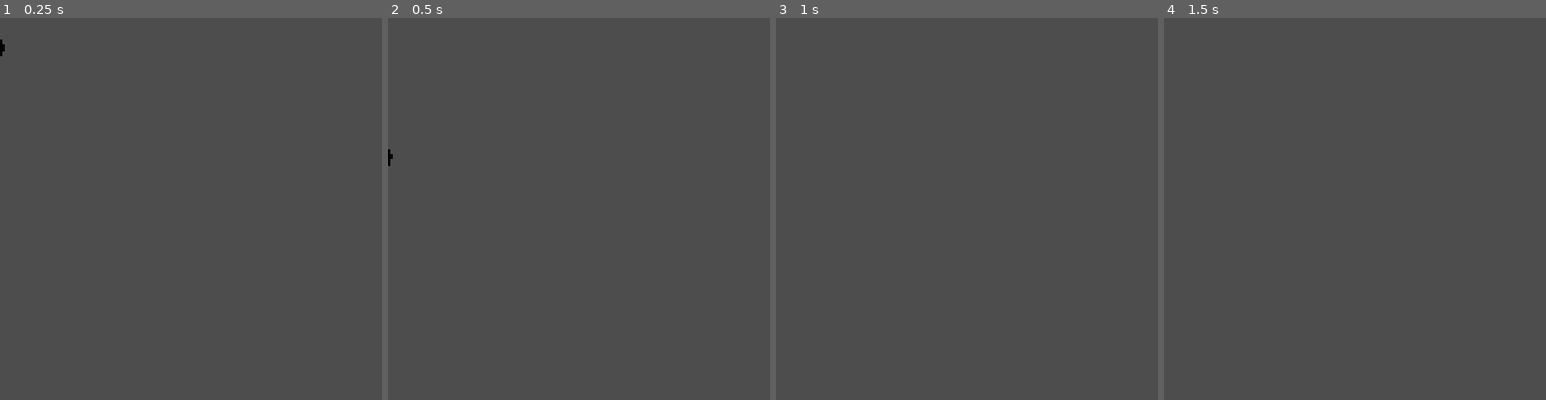
Above: before the commit, frames 1-4 (left to right).
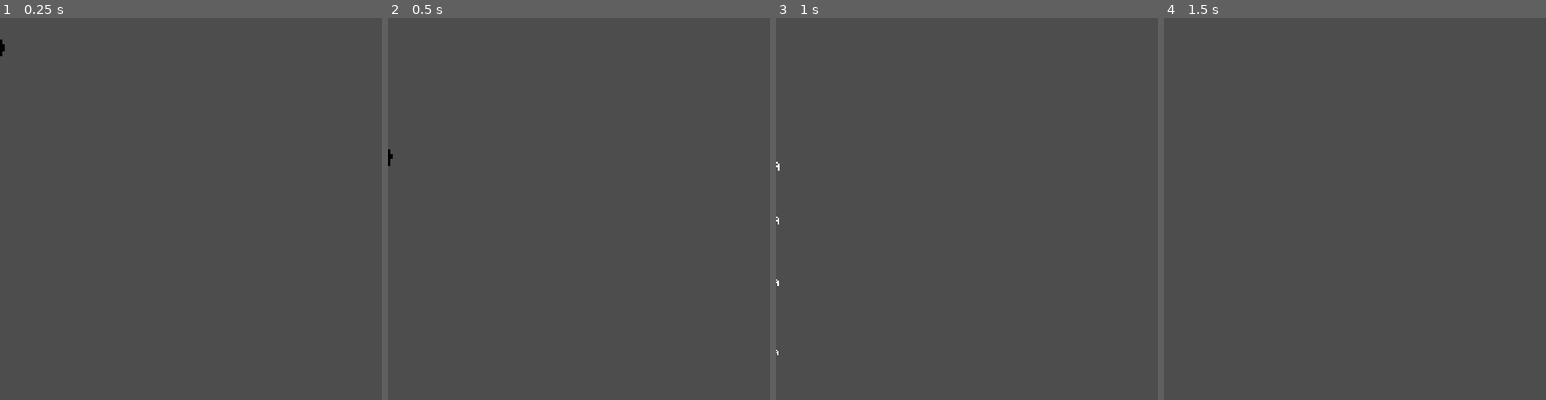
Above: after the commit, the same moments.

Repository: the-alex-g/AAAAAA
Game: Godot game, scene res://goblin/goblin.tscn
The game is run twice, just before and just after one commit, with the same random seed, the same clock (stepped at 60 frames per second) and the same inputs. This scene is started directly instead of the project's main scene. Sound files missing from this copy of the repository are replaced by a short silence.
Inputs (mouse positions are in pixels of both pictures, inside the frame that each line leads up to):
- Up to frame 1 (0.25 s): no input
- Up to frame 2 (0.5 s): no input
- Up to frame 3 (1 s): tap Enter at 0.5 s; move the mouse to (1051, 189) at 0.52 s; click (1051, 189) at 0.67 s
- Up to frame 4 (1.5 s): tap Space at 1.25 s; move the mouse to (1278, 228) at 1.27 s; click (1278, 228) at 1.42 s

Frames 1-2 are identical in both runs. In frame 3, less than 0.1% of the frame differs, in the area x 0-1%, y 37-89%; in frame 4, nothing differs.

Commit message:
Add screams when going off the edge

Diff:
--- a/project/goblin/goblin.gd
+++ b/project/goblin/goblin.gd
@@ -25,6 +25,7 @@
 @export var index := 0
 @export var attack_range := 8.0
 @export var disabled := false
+@export var scream_delay_time := 0.1
 
 var _stun_time := 0.0
 var small := true
@@ -38,11 +39,18 @@
 @onready var _grow_sound : AudioStreamPlayer2D = $GrowSound
 @onready var _shrink_sound : AudioStreamPlayer2D = $ShrinkSound
 @onready var _hit_area : Area2D = $HitArea
+@onready var _scream_particles : CPUParticles2D = $ScreamParticles
+@onready var _ground_detector : RayCast2D = $RayCast2D
 
 
 func _physics_process(delta:float)->void:
 	if not is_on_floor() or velocity.y > 0.0:
 		velocity.y += GRAVITY
+
+	if _ground_detector.is_colliding():
+		_set_scream(false)
+	elif velocity.y > 5.0 and global_position.y > 60:
+		_set_scream(true)
 
 	if _stun_time <= 0.0 and not disabled:
 		_process_actions()
@@ -53,6 +61,11 @@
 	_process_animation()
 
 	move_and_slide()
+
+	if velocity.y > 5.0:
+		_ground_detector.rotation = -min(atan(velocity.x / velocity.y), PI/2)
+	else:
+		_ground_detector.rotation = 0
 
 	position.x = fposmod(position.x, 160)
 
@@ -223,9 +236,24 @@
 	new_material.shader = load("res://goblin/goblin.gdshader")
 	new_material.set_shader_parameter("color1", color1)
 	new_material.set_shader_parameter("color2", color2)
+	_scream_particles.modulate = color1
 	_sprite.material = new_material
 
 
 func _play_attack_sound()->void:
 	_attack_sound.pitch_scale = randf() + (2 if small else 0)
 	_attack_sound.play()
+
+
+func _set_scream(value:bool)->void:
+	_scream_particles.emitting = value
+#	if value:
+#		if _scream_delay_timer.is_stopped() and not _scream_particles.emitting:
+#			_scream_delay_timer.start(scream_delay_time)
+#	else:
+#		_scream_delay_timer.stop()
+#		_scream_particles.emitting = false
+
+
+func _on_scream_delay_timer_timeout()->void:
+	_scream_particles.emitting = true
--- a/project/goblin/goblin.tscn
+++ b/project/goblin/goblin.tscn
@@ -7,9 +7,14 @@
 [ext_resource type="AudioStream" uid="uid://byupqoyrcridr" path="res://sfx/attack.wav" id="5_inssh"]
 [ext_resource type="AudioStream" uid="uid://dust2g1q3dvw5" path="res://sfx/get_big.wav" id="6_qsw7g"]
 [ext_resource type="AudioStream" uid="uid://tp2oow5u2xjs" path="res://sfx/get_small.wav" id="7_yh87f"]
+[ext_resource type="Texture2D" uid="uid://co8pk6ta1uimq" path="res://goblin/A.png" id="8_f71bv"]
 
 [sub_resource type="RectangleShape2D" id="RectangleShape2D_d6bal"]
 size = Vector2(4, 7)
+
+[sub_resource type="Curve" id="Curve_6t46e"]
+_data = [Vector2(0, 0.231579), 0.0, 0.0, 0, 0, Vector2(1, 0.715789), 0.0, 0.0, 0, 0]
+point_count = 2
 
 [sub_resource type="ShaderMaterial" id="ShaderMaterial_pf5l0"]
 shader = ExtResource("2_8cho7")
@@ -290,12 +295,20 @@
 [node name="Goblin" type="CharacterBody2D"]
 collision_layer = 2
 script = ExtResource("1_jriel")
-punch_stun_duration = 1.0
-jump_strength = 100
 
 [node name="CollisionShape2D" type="CollisionShape2D" parent="."]
 position = Vector2(0, -3.5)
 shape = SubResource("RectangleShape2D_d6bal")
+
+[node name="ScreamParticles" type="CPUParticles2D" parent="."]
+texture_filter = 1
+position = Vector2(0, -4)
+emitting = false
+amount = 6
+lifetime = 0.5
+texture = ExtResource("8_f71bv")
+gravity = Vector2(0, 0)
+scale_amount_curve = SubResource("Curve_6t46e")
 
 [node name="Sprite" type="AnimatedSprite2D" parent="."]
 texture_filter = 1
@@ -328,5 +341,8 @@
 position = Vector2(3, 0)
 shape = SubResource("RectangleShape2D_yk8in")
 
+[node name="RayCast2D" type="RayCast2D" parent="."]
+target_position = Vector2(0, 200)
+
 [connection signal="animation_finished" from="Sprite" to="." method="_on_sprite_animation_finished"]
 [connection signal="timeout" from="GrowthTimer" to="." method="_on_growth_timer_timeout"]
--- a/project/menu/round_over.gd
+++ b/project/menu/round_over.gd
@@ -60,3 +60,15 @@
 func clear_win_gems()->void:
 	for win_gem in _win_gem_container.get_children():
 		win_gem.queue_free()
+
+
+func update_gem_colors(from:Color, to:Color)->void:
+	if from == Color(0.0, 0.0, 0.0, 0.0):
+		return
+
+	for child in _win_gem_container.get_children():
+		for i in 4:
+			if child.material.get_shader_parameter("color" + str(i + 1)) != null:
+				var color:Color = child.material.get_shader_parameter("color" + str(i + 1))
+				if color == from:
+					child.material.set_shader_parameter("color" + str(i + 1), to)
--- a/project/world/hud.gd
+++ b/project/world/hud.gd
@@ -172,7 +172,7 @@
 
 func _on_world_player_color_changed(index:int, color:Color, former_color:Color)->void:
 	_update_label_color(index, color)
-	_update_gem_colors(former_color, color)
+	_round_over_overlay.update_gem_colors(former_color, color)
 
 
 func _on_world_player_died(index:int)->void:
@@ -184,18 +184,6 @@
 	_scores[index] = 0
 	_wins[index] = 0
 	_add_score_label(index, color)
-
-
-func _update_gem_colors(from:Color, to:Color)->void:
-	if from == Color(0.0, 0.0, 0.0, 0.0):
-		return
-
-	for child in $Control/GameOver/GridContainer.get_children():
-		for i in 4:
-			if child.material.get_shader_parameter("color" + str(i + 1)) != null:
-				var color:Color = child.material.get_shader_parameter("color" + str(i + 1))
-				if color == from:
-					child.material.set_shader_parameter("color" + str(i + 1), to)
 
 
 func _add_score_label(index:int, color:Color)->void:
Binary file added: project/goblin/A.png
Not shown, added: project/goblin/A.png.import
Not shown: 1 places in project/goblin/goblin.tscn that only renumber resources
